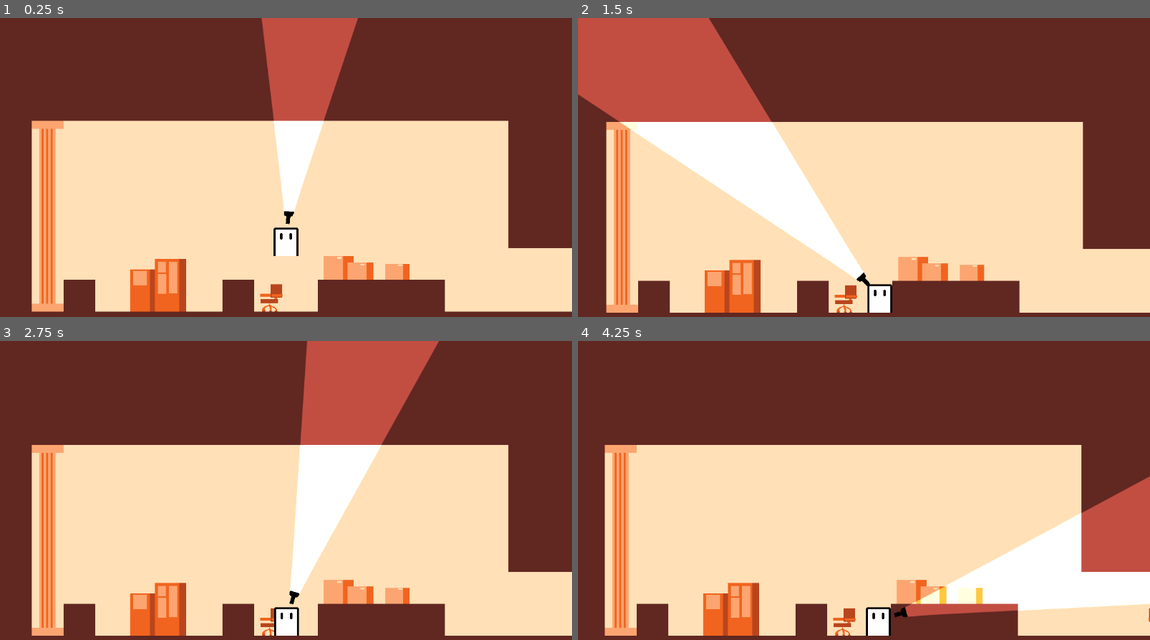
Above: before the commit, frames 1-4 (two rows, left to right).
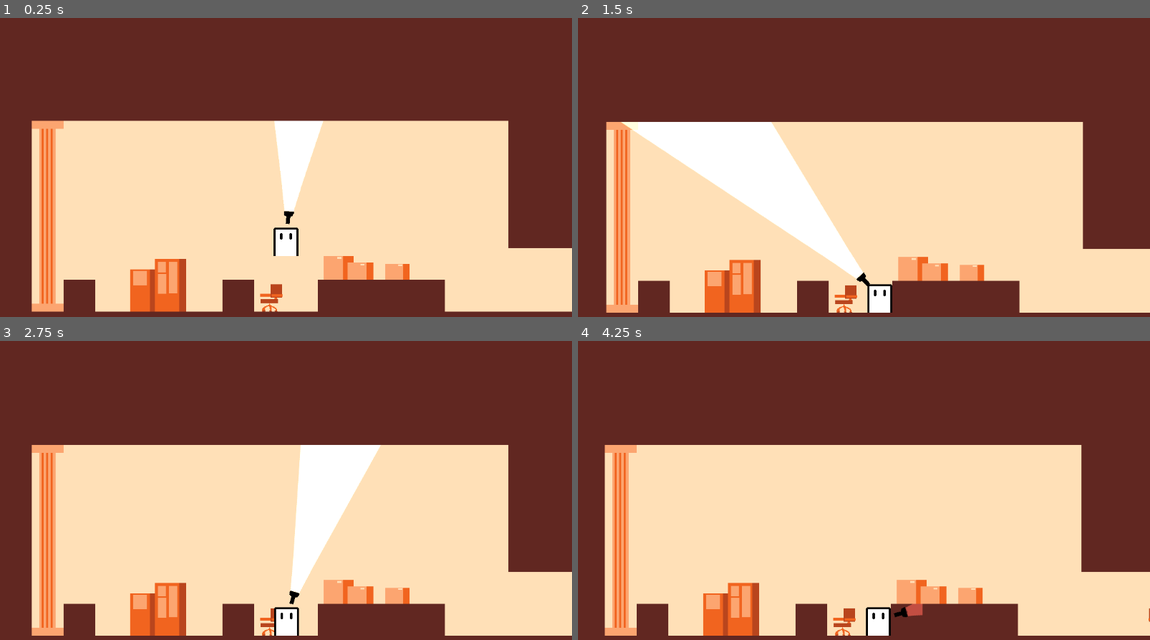
Above: after the commit, the same moments.

Repository: KamaUnik/light-out
Game: Godot game, scene res://scenes/prototypelevel.tscn
Two runs of this game, one before a commit and one after it. Both use one fixed random seed, a clock stepped at 60 frames per second and the inputs below. The engine's default icon, where the game draws it, is replaced by a stand-in: a white triangle on a blue panel in a dark square.
Inputs (mouse positions are in pixels of both pictures, inside the frame that each line leads up to):
- Up to frame 1 (0.25 s): no input
- Up to frame 2 (1.5 s): move the mouse to (989, 161) at 0.52 s; tap A (a) at 0.6 s; tap D (d) at 0.8, 1.35 s; move the mouse to (749, 194) at 1.27 s
- Up to frame 3 (2.75 s): tap A (a) at 1.55, 2.1 s; move the mouse to (343, 430) at 2.02 s; tap D (d) at 2.3 s
- Up to frame 4 (4.25 s): move the mouse to (835, 565) at 2.77 s; tap D (d) at 2.85, 3.8 s; tap A (a) at 3.05 s; move the mouse to (1035, 550) at 3.52 s; tap Space (space) at 3.6 s

The runs differ from the first frame. In frame 1, 4.5% of the frame differs, in the area x 45-63%, y 0-65%; in frame 2, 9.8%, in the area x 0-50%, y 0-88%; in frame 3, 6.7%; in frame 4, 9.7%.

Commit message:
LIGHT IS BLOCK

Diff:
--- a/scenes/flashlight.tscn
+++ b/scenes/flashlight.tscn
@@ -1,9 +1,15 @@
-[gd_scene load_steps=3 format=3 uid="uid://b8lriabaejf1a"]
+[gd_scene load_steps=4 format=3 uid="uid://b8lriabaejf1a"]
 
+[ext_resource type="Texture2D" uid="uid://tddiw22slnwh" path="res://icon.svg" id="1_bh8a8"]
 [ext_resource type="Texture2D" uid="uid://8hs5iluh6v0a" path="res://asset/sprites/Flashlight.png" id="1_lkaa1"]
 [ext_resource type="Texture2D" uid="uid://dr8iesg05qwch" path="res://asset/sprites/light3.png" id="2_0ywi5"]
 
 [node name="Flashlight" type="Node2D"]
+
+[node name="Temp" type="Sprite2D" parent="."]
+visible = false
+scale = Vector2(22.604544, 5.3506603)
+texture = ExtResource("1_bh8a8")
 
 [node name="Sprite2D" type="Sprite2D" parent="."]
 texture = ExtResource("1_lkaa1")
@@ -17,13 +23,13 @@
 target_position = Vector2(305, -232)
 
 [node name="PointLight2D" type="PointLight2D" parent="."]
-position = Vector2(24, 0)
+position = Vector2(16, 0)
 scale = Vector2(1.03, 0.8632106)
 shadow_enabled = true
 texture = ExtResource("2_0ywi5")
-offset = Vector2(575, 0)
+offset = Vector2(588.2, 0)
 
 [node name="Area2D" type="Area2D" parent="."]
 
 [node name="CollisionPolygon2D" type="CollisionPolygon2D" parent="Area2D"]
-polygon = PackedVector2Array(8, -8, 1152, -144, 1152, 144, 8, 8)
+polygon = PackedVector2Array(8, -8, 1080, -248, 1160, -160, 1200, 0, 1160, 160, 1080, 248, 8, 8)
--- a/scenes/prototypelevel.tscn
+++ b/scenes/prototypelevel.tscn
@@ -8,10 +8,20 @@
 [sub_resource type="WorldBoundaryShape2D" id="WorldBoundaryShape2D_jxkde"]
 normal = Vector2(0, -0.999)
 
+[sub_resource type="OccluderPolygon2D" id="OccluderPolygon2D_2eio2"]
+polygon = PackedVector2Array(-32, -32, 32, -32, 32, 32, -32, 32)
+
+[sub_resource type="OccluderPolygon2D" id="OccluderPolygon2D_ckgwo"]
+polygon = PackedVector2Array(-32, -32, 32, -32, 32, 32, -32, 32)
+
+[sub_resource type="OccluderPolygon2D" id="OccluderPolygon2D_m5lii"]
+polygon = PackedVector2Array(-32, -32, 32, -32, 32, 32, -32, 32)
+
 [sub_resource type="TileSetAtlasSource" id="TileSetAtlasSource_ckgwo"]
 texture = ExtResource("2_2eio2")
 texture_region_size = Vector2i(64, 64)
 0:0/0 = 0
+0:0/0/occlusion_layer_0/polygon_0/polygon = SubResource("OccluderPolygon2D_2eio2")
 0:0/0/physics_layer_0/polygon_0/points = PackedVector2Array(-32, -32, 32, -32, 32, 32, -32, 32)
 1:0/0 = 0
 2:0/0 = 0
@@ -21,8 +31,10 @@
 1:1/0 = 0
 2:1/0 = 0
 3:1/0 = 0
+3:1/0/occlusion_layer_0/polygon_0/polygon = SubResource("OccluderPolygon2D_ckgwo")
 3:1/0/physics_layer_0/polygon_0/points = PackedVector2Array(-32, -32, 32, -32, 32, 32, -32, 32)
 4:1/0 = 0
+4:1/0/occlusion_layer_0/polygon_0/polygon = SubResource("OccluderPolygon2D_m5lii")
 4:1/0/physics_layer_0/polygon_0/points = PackedVector2Array(-32, -32, 32, -32, 32, 32, -32, 32)
 0:2/0 = 0
 1:2/0 = 0
@@ -42,6 +54,7 @@
 
 [sub_resource type="TileSet" id="TileSet_m5lii"]
 tile_size = Vector2i(64, 64)
+occlusion_layer_0/light_mask = 1
 physics_layer_0/collision_layer = 1
 sources/0 = SubResource("TileSetAtlasSource_ckgwo")
 
Not shown: 1 places in scenes/prototypelevel.tscn that only renumber resources
